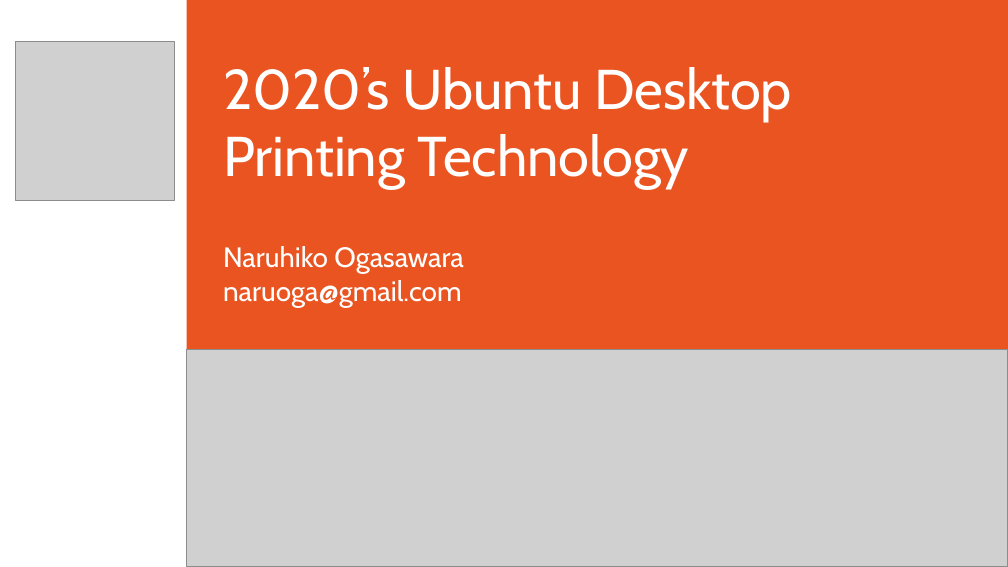
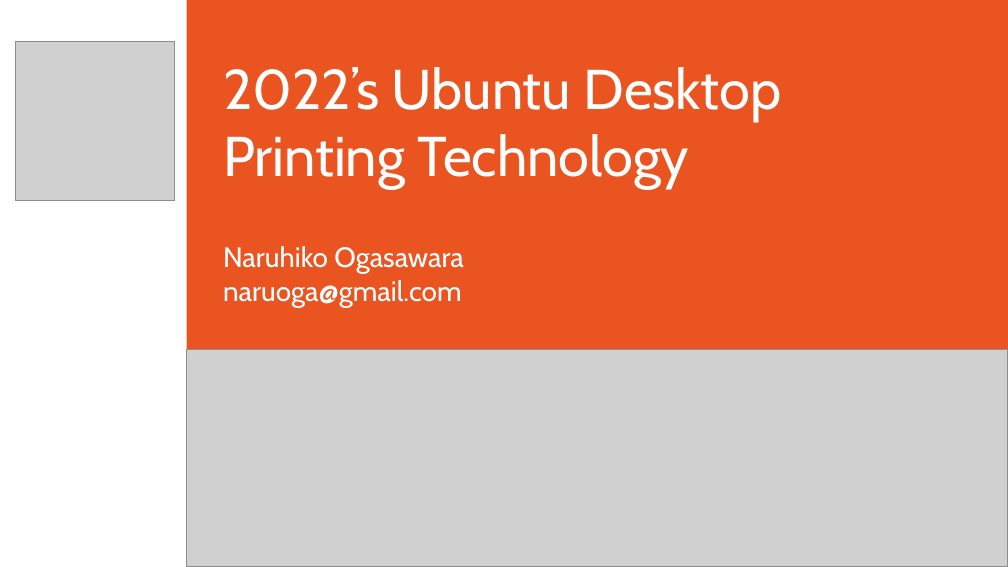
Before and after one commit to naruoga/presentations, a slide deck: slide 1 of Ubucon_2022_Desktop_Printing.odp. Drawn at 1008x567 pixels with LibreOffice and Linux fonts; fonts in the diff are those of the drawing; grey boxes stand for pictures. Boxes give left, top, right and bottom in pixels: in the first picture for what was removed or moved away, otherwise in the second. Text is boxed around its words. In the diff, an @@ line names an element or a change of style, - is before the commit and + after.

Commit message:
UbuCon Printing: final version

```diff
--- a/Ubucon_2022_Desktop_Printing.odp
+++ b/Ubucon_2022_Desktop_Printing.odp
@@ title at (x1=223, y1=67, x2=782, y2=189): text changed @@
-2020’s Ubuntu Desktop Printing Technology
+2022’s Ubuntu Desktop Printing Technology
```
Also in this commit, not shown: 5 other slides changed.
